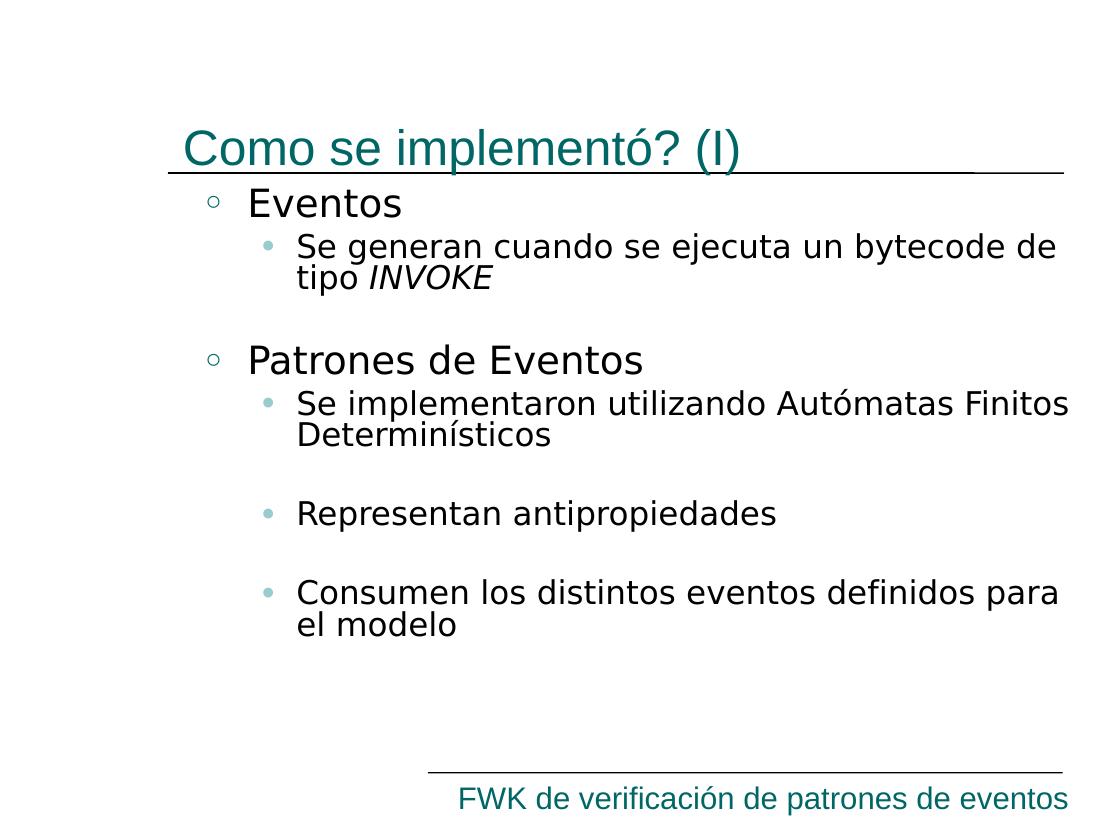
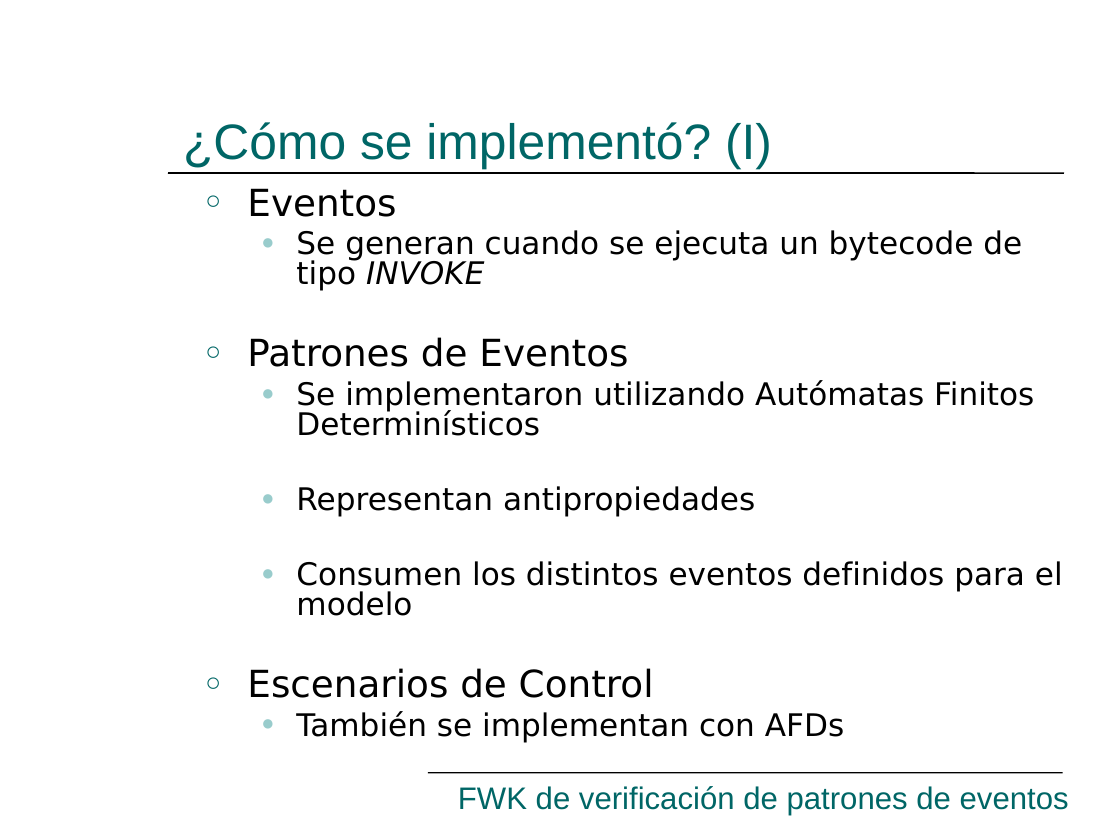
Before and after one commit to hugomelendez/tesis-jpf-2006, a slide deck: slide 21 of tesis-doc/Presentación.ppt. Drawn at 1120x840 pixels with LibreOffice and Linux fonts; fonts in the diff are those of the drawing. Boxes give left, top, right and bottom in pixels: in the first picture for what was removed or moved away, otherwise in the second. Text is boxed around its words. In the diff, an @@ line names an element or a change of style, - is before the commit and + after.

```diff
--- a/tesis-doc/Presentación.ppt
+++ b/tesis-doc/Presentación.ppt
@@ title at box(183, 122, 772, 169): text changed @@
-Como se implementó? (I)
+¿Cómo se implementó? (I)
@@ text at box(247, 188, 1063, 616): size 25 to 24 pt in "Eventos", "Patrones de Eventos"; size 21 to 20 pt in "Se generan cuando se ejecuta un bytecode ...", "Se implementaron utilizando Autómatas Finitos Determinístico ...", "Representan antipropiedades", "Consumen los distintos eventos definidos para el ..." @@
@@ text at box(247, 668, 844, 742): paragraphs added @@
+○ Escenarios de Control
+  ● También se implementan con AFDs
```
Also in this commit, not shown: 39 other slides changed, 1 slide removed.
